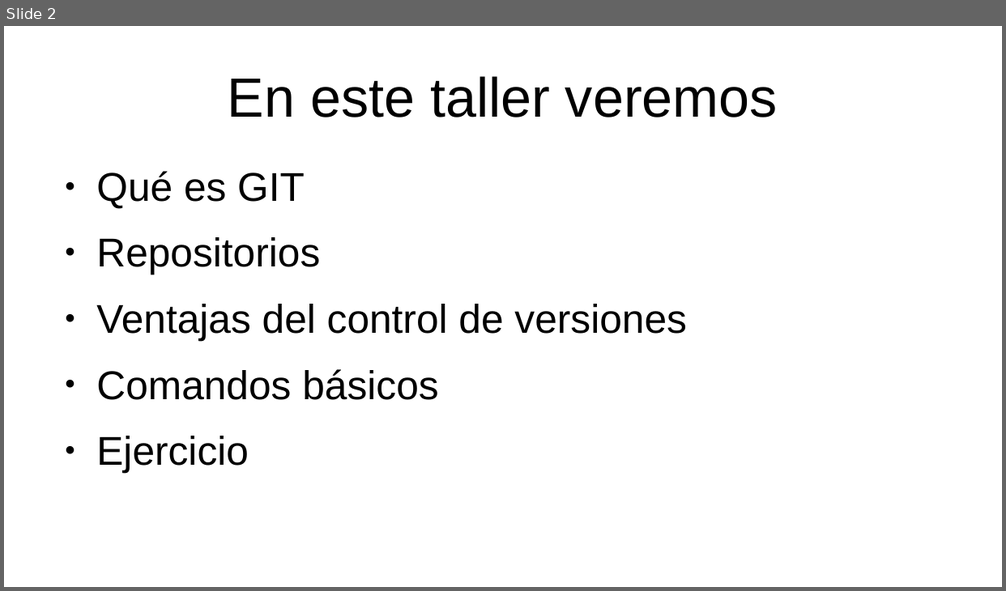
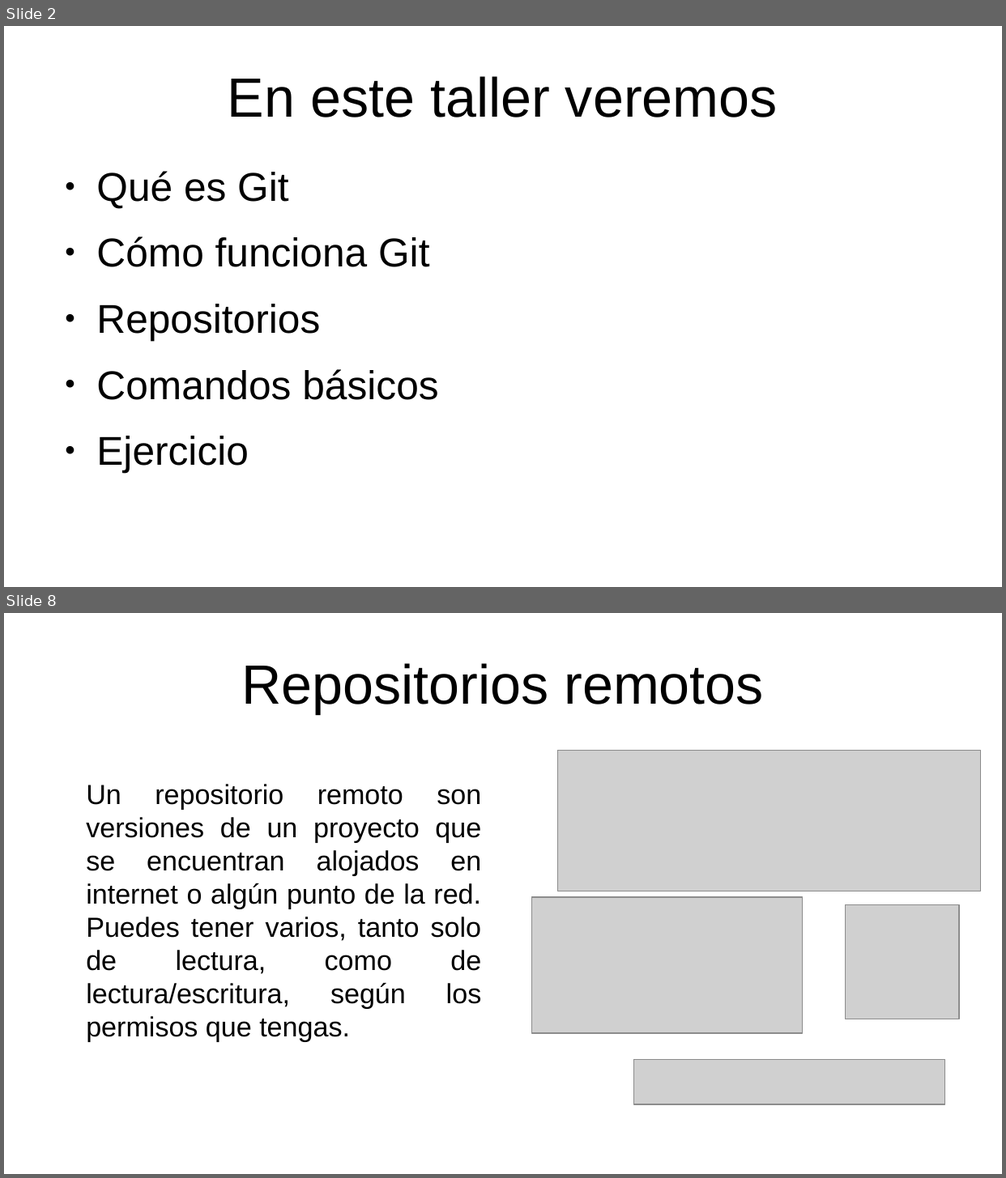
Before and after one commit to p4b10r/git-basico, a slide deck: TALLER GIT.odp. Shown one above the other, each under a label of ours: slide 2 before the commit, slides 2 and 8 after it; the slides between them are not shown. The pictures are 1006x591 and 1006x1178 pixels, drawn with LibreOffice and Linux fonts; fonts in the diff are those of the drawing; grey boxes stand for pictures. Boxes give left, top, right and bottom in pixels: in the first picture for what was removed or moved away, otherwise in the second. Text is boxed around its words. In the diff, an @@ line names an element or a change of style, - is before the commit and + after.

```diff
--- a/TALLER GIT.odp
+++ b/TALLER GIT.odp
@@ slide 8 added at [4, 613, 1002, 1174], background #FFFFFF @@
@@ title added at [241, 663, 764, 714], 44 pt, text #000000 @@
+Repositorios remotos
@@ picture added at [558, 751, 981, 891] @@
@@ text added at [86, 784, 482, 1041], 22 pt, text #000000 @@
+Un repositorio remoto son versiones de un proyecto que se encuentran alojados en internet o algún punto de la red. Puedes tener varios, tanto solo de lectura, como de lectura/escritura, según los permisos que tengas.
@@ picture added at [532, 897, 803, 1033] @@
@@ picture added at [846, 905, 959, 1020] @@
@@ picture added at [634, 1060, 945, 1105] @@
@@ slide 2 changed as well @@
@@ text at [96, 171, 429, 267]: text changed @@
-● Qué es GIT
+● Qué es Git
+● Cómo funciona Git
@@ text at [96, 304, 687, 340]: paragraph removed @@
-● Ventajas del control de versiones
```
Also in this commit, not shown: 1 other slide changed, 11 other slides added, 9 other files.
